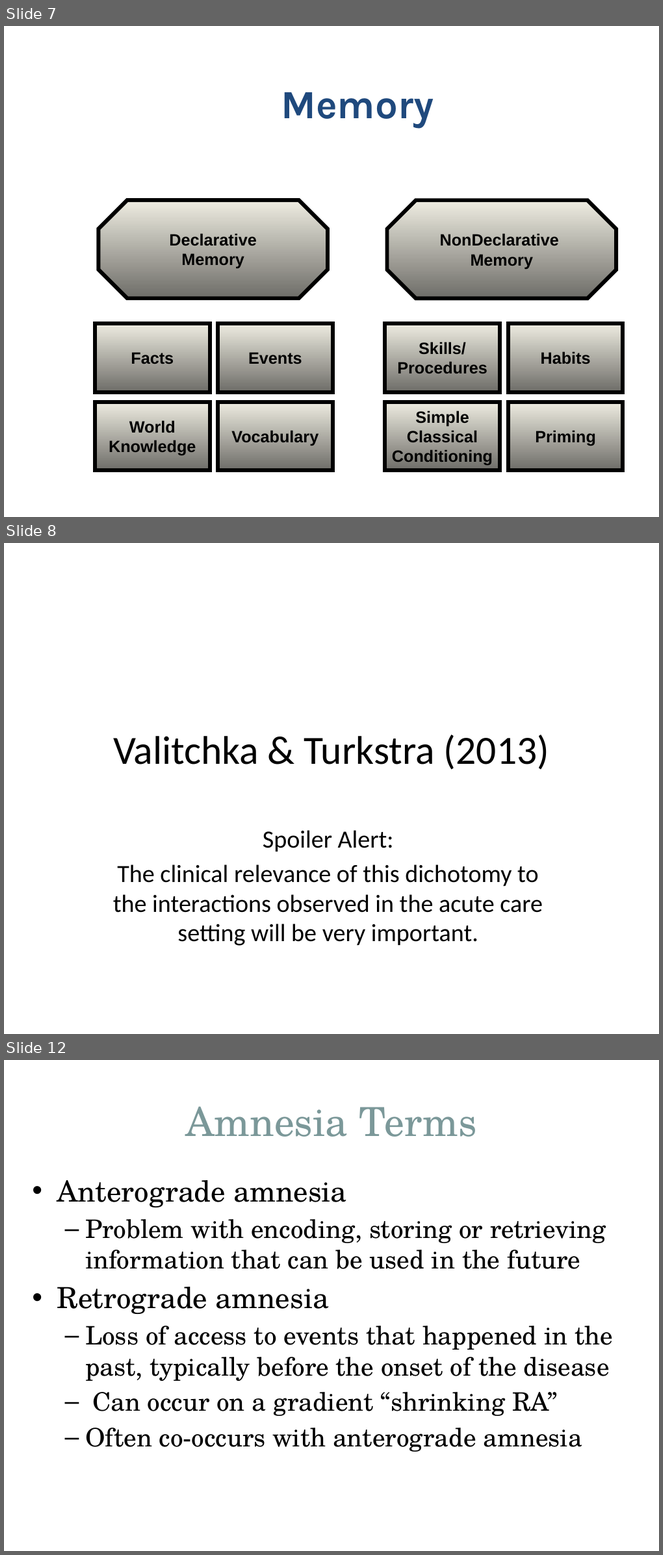
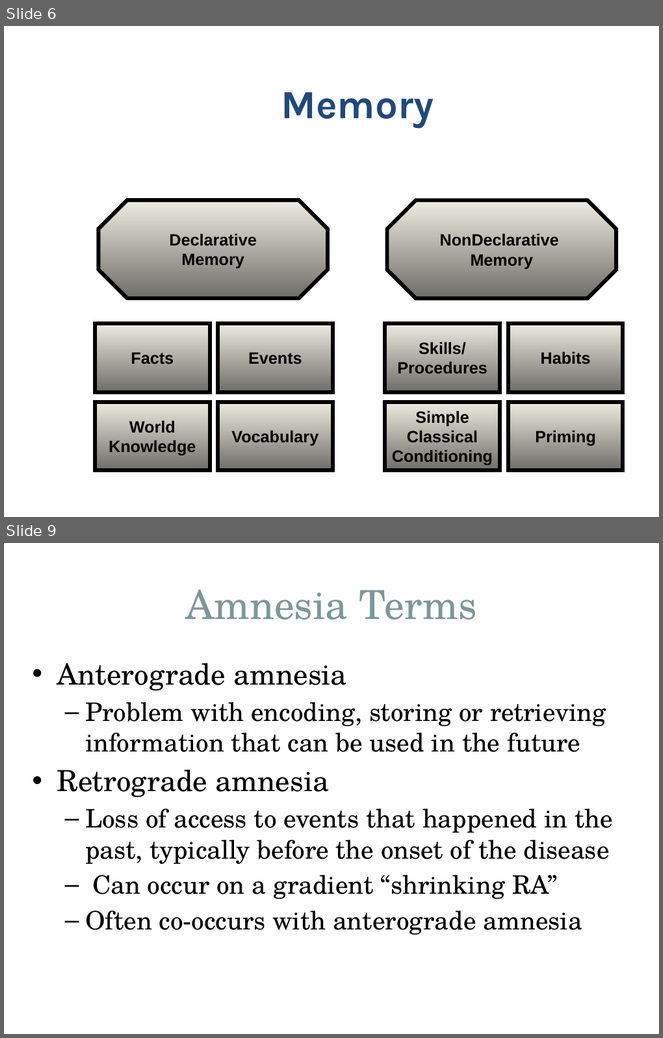
Before and after one commit to Jim-Wright90/cds_663_winter_2021, a slide deck: slides/Week4_Memory_21.pptx. Shown one above the other, each under a label of ours: slides 7, 8 and 12 before the commit, slides 6 and 9 after it; the slides between them are not shown. The pictures are 663x1555 and 663x1038 pixels, drawn with LibreOffice and Linux fonts; fonts in the diff are those of the drawing. Boxes give left, top, right and bottom in pixels: in the first picture for what was removed or moved away, otherwise in the second. Text is boxed around its words. In the diff, an @@ line names an element or a change of style, - is before the commit and + after.

```diff
--- a/slides/Week4_Memory_21.pptx
+++ b/slides/Week4_Memory_21.pptx
@@ slide 8 removed at (4,543,659,1034), background #FFFFFF @@
@@ title removed at (113,735,549,770) @@
-Valitchka & Turkstra (2013)
@@ subtitle removed at (113,830,543,946) @@
-Spoiler Alert:
-The clinical relevance of this dichotomy to the interactions observed in the acute care setting will be very important.
@@ what was slide 7 is now slide 6 @@
@@ what was slide 12 is now slide 9 @@
```
Also in this commit, not shown: 4 slides changed, 4 other slides removed.
